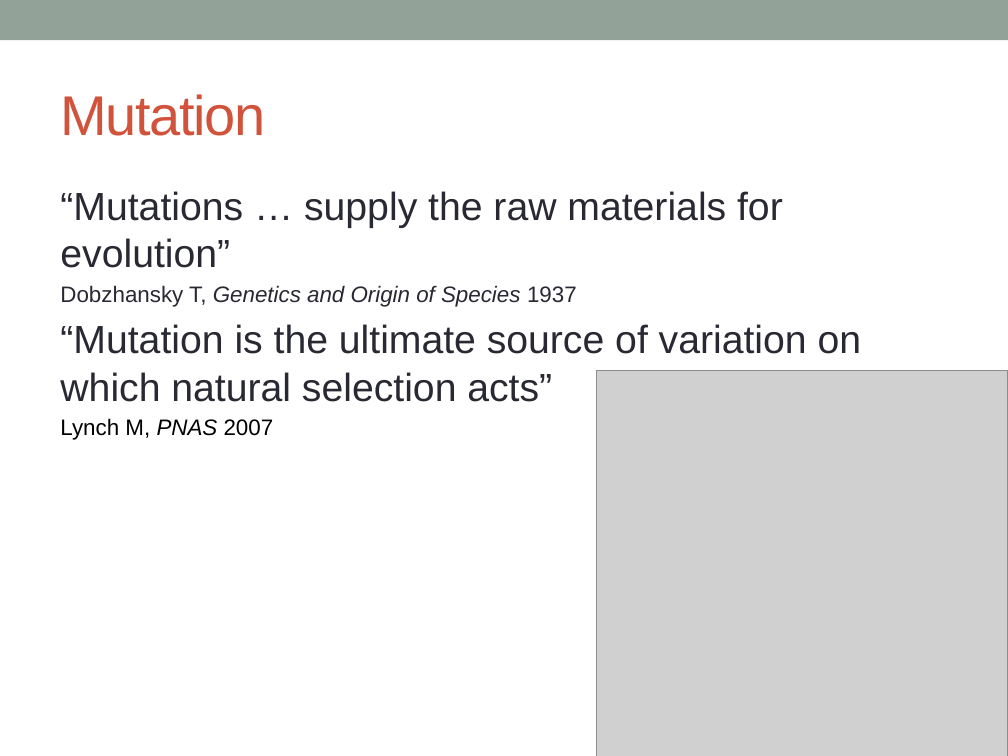
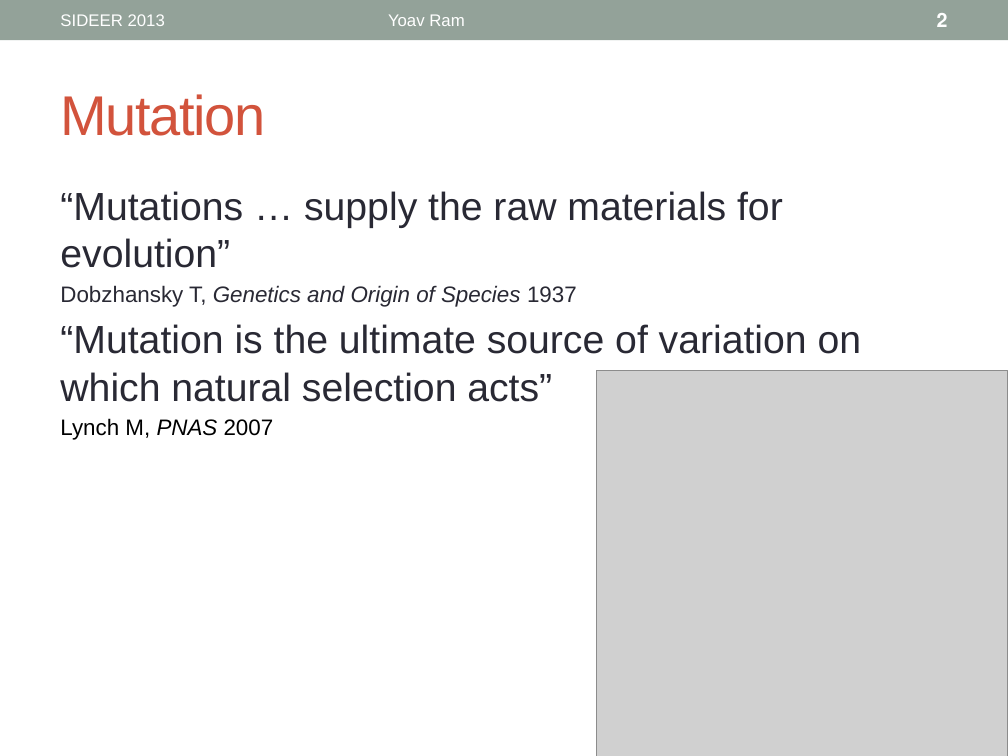
Before and after one commit to yoavram/SIDEER2013, a slide deck: slide 2 of presentation.pptx. Drawn at 1008x756 pixels with LibreOffice and Linux fonts; fonts in the diff are those of the drawing; grey boxes stand for pictures. Boxes give left, top, right and bottom in pixels: in the first picture for what was removed or moved away, otherwise in the second. Text is boxed around its words. In the diff, an @@ line names an element or a change of style, - is before the commit and + after.

```diff
--- a/presentation.pptx
+++ b/presentation.pptx
@@ text added at box(60, 14, 165, 26), 12 pt, text #FFFFFF @@
+SIDEER 2013
@@ text added at box(388, 14, 464, 26), 12 pt, text #FFFFFF @@
+Yoav Ram
@@ page number added at box(937, 13, 948, 27), 14 pt, text #FFFFFF, bold @@
+2
```
Also in this commit, not shown: 2 other slides changed, 9 slides added.
